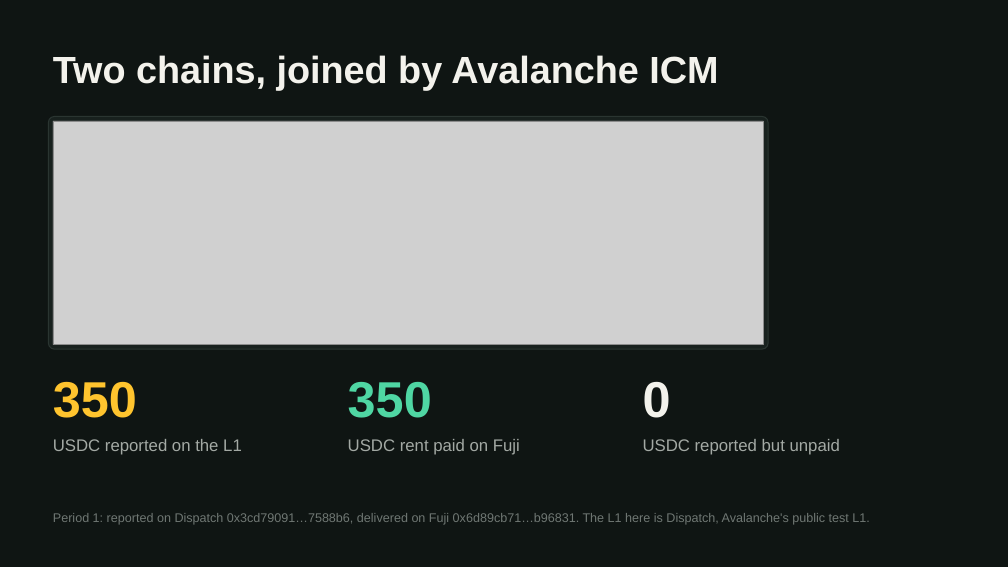
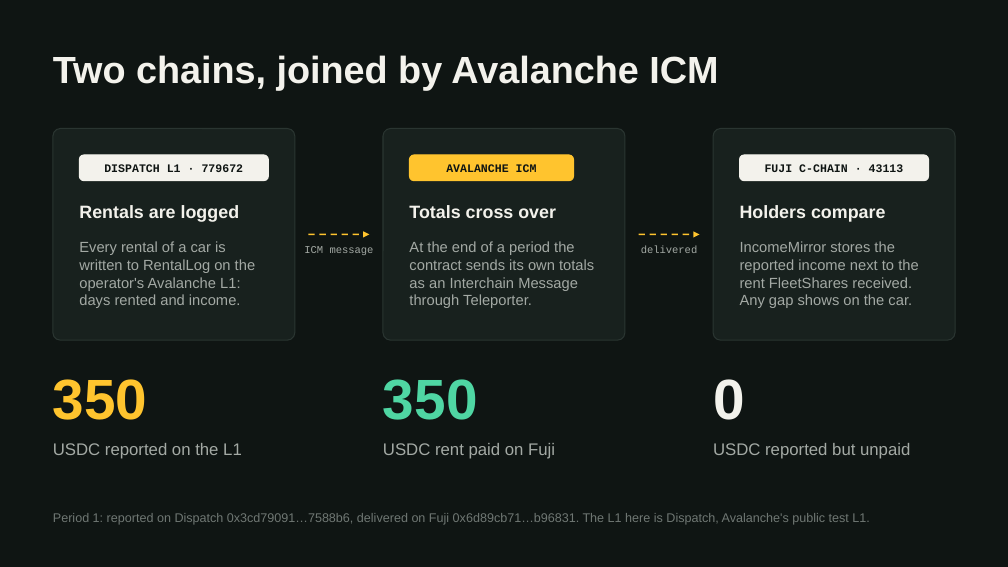
Before and after one commit to kongou2002/rwa-fleet, a slide deck: slide 8 of docs/FleetShares-pitch.pptx. Drawn at 1008x567 pixels with LibreOffice and Linux fonts; fonts in the diff are those of the drawing; grey boxes stand for pictures. Boxes give left, top, right and bottom in pixels: in the first picture for what was removed or moved away, otherwise in the second. Text is boxed around its words. In the diff, an @@ line names an element or a change of style, - is before the commit and + after.

```diff
--- a/docs/FleetShares-pitch.pptx
+++ b/docs/FleetShares-pitch.pptx
@@ picture removed at (53,121,764,345) @@
@@ rounded rectangle added at (53,129,295,340), fill #18211E, outline #2A3531 1 pt @@
@@ rounded rectangle: place and size @@
-rounded rectangle at (48,116,768,349)
+rounded rectangle at (383,129,625,340)
@@ rounded rectangle at (383,129,625,340): proportions changed @@
@@ rounded rectangle added at (713,129,955,340), fill #18211E, outline #2A3531 1 pt @@
@@ rounded rectangle added at (79,155,268,181), fill #F3F2EC, outline #F3F2EC 1 pt @@
@@ text added at (104,164,244,172), 11 pt, text #0F1513, bold @@
+DISPATCH L1 · 779672
@@ rounded rectangle added at (410,155,574,181), fill #FFC42E, outline #FFC42E 1 pt @@
@@ text added at (446,164,537,172), 11 pt, text #0F1513, bold @@
+AVALANCHE ICM
@@ rounded rectangle added at (740,155,929,181), fill #F3F2EC, outline #F3F2EC 1 pt @@
@@ text added at (765,164,904,172), 11 pt, text #0F1513, bold @@
+FUJI C-CHAIN · 43113
@@ text added at (79,205,240,222), 17 pt, text #F3F2EC, bold @@
+Rentals are logged
@@ text added at (409,205,556,218), 17 pt, text #F3F2EC, bold @@
+Totals cross over
@@ text added at (740,205,885,222), 17 pt, text #F3F2EC, bold @@
+Holders compare
@@ arrow added from (309, 234) to (370, 234), #FFC42E 1.5 pt dashed @@
@@ arrow added from (639, 234) to (699, 234), #FFC42E 1.5 pt dashed @@
@@ text added at (79,241,255,308), 14 pt, text #A3A9A4 @@
+Every rental of a car is written to RentalLog on the operator's Avalanche L1: days rented and income.
@@ text added at (304,246,374,255), 10 pt, text #A3A9A4 @@
+ICM message
@@ text added at (409,241,594,308), 14 pt, text #A3A9A4 @@
+At the end of a period the contract sends its own totals as an Interchain Message through Teleporter.
@@ text added at (641,246,698,253), 10 pt, text #A3A9A4 @@
+delivered
@@ text added at (740,241,918,308), 14 pt, text #A3A9A4 @@
+IncomeMirror stores the reported income next to the rent FleetShares received. Any gap shows on the car.
@@ text "350": place and size @@
-text "350" at (348,382,432,418)
+text "350" at (383,379,478,420)
@@ size 48 to 54 pt in 3 elements at (53,379,148,420), (383,379,478,420), (713,379,745,420) @@
@@ text "0": place and size @@
-text "0" at (643,382,671,418)
+text "0" at (713,379,745,420)
@@ text "USDC reported on the L1": place and size @@
-text "USDC reported on the L1" at (53,439,242,455)
+text "USDC reported on the L1" at (53,443,242,459)
@@ text "USDC rent paid on Fuji": place and size @@
-text "USDC rent paid on Fuji" at (348,439,520,455)
+text "USDC rent paid on Fuji" at (383,443,555,459)
@@ text "USDC reported but unpaid": place and size @@
-text "USDC reported but unpaid" at (643,439,840,455)
+text "USDC reported but unpaid" at (713,443,910,459)
```
Also in this commit, not shown: 6 other slides changed, 1 other file.
